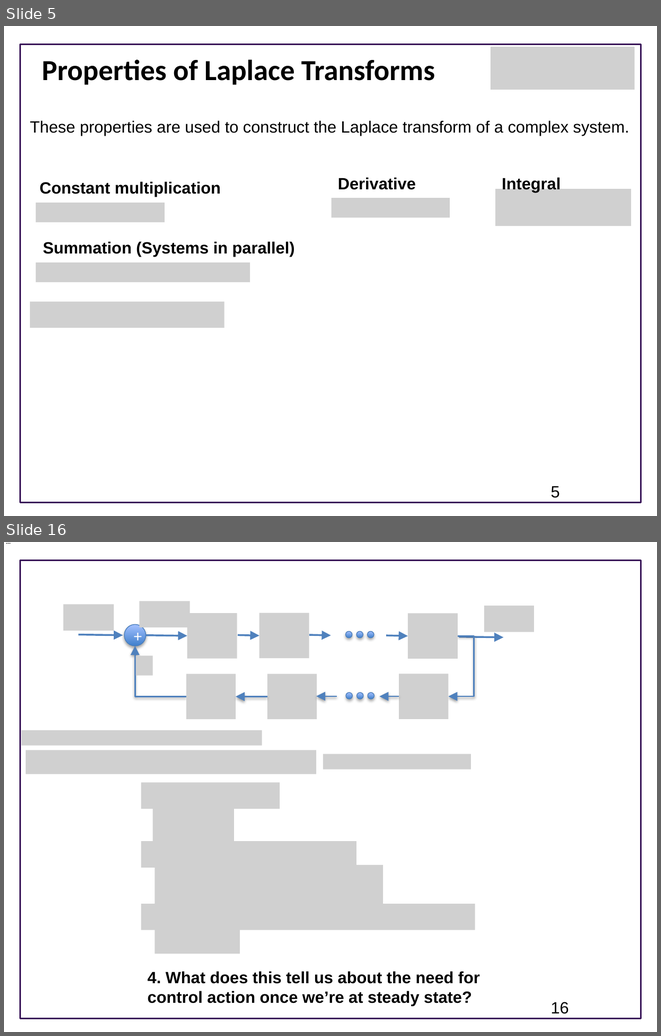
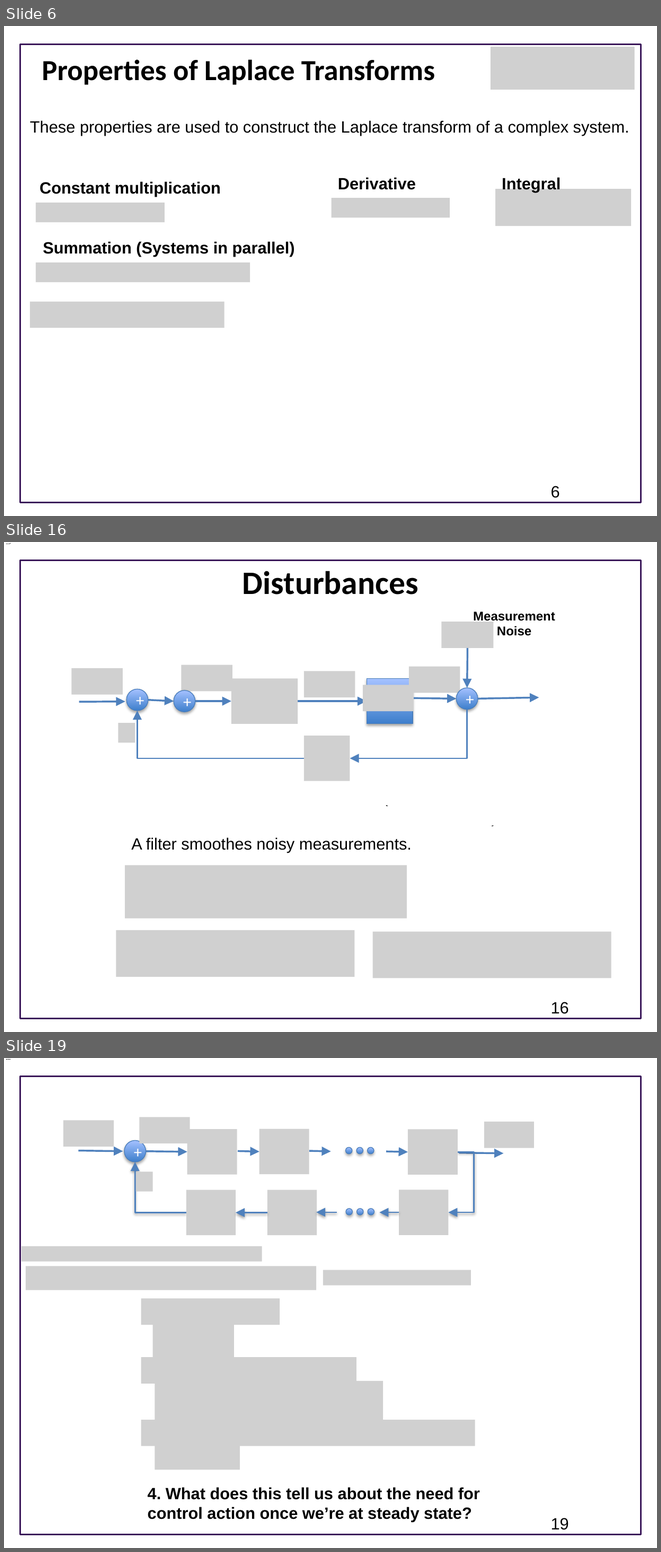
Before and after one commit to joseph-hellerstein/advanced-controls-lectures, a slide deck: Lecture_13-Control-Systems/Control-Systems.pptx. Shown one above the other, each under a label of ours: slides 5 and 16 before the commit, slides 6, 16 and 19 after it; the slides between them are not shown. The pictures are 661x1036 and 661x1552 pixels, drawn with LibreOffice and Linux fonts; fonts in the diff are those of the drawing; grey boxes stand for pictures; background and template pictures are left out. Boxes give left, top, right and bottom in pixels: in the first picture for what was removed or moved away, otherwise in the second. Text is boxed around its words. In the diff, an @@ line names an element or a change of style, - is before the commit and + after.

```diff
--- a/Lecture_13-Control-Systems/Control-Systems.pptx
+++ b/Lecture_13-Control-Systems/Control-Systems.pptx
@@ slide 16 added at box(4, 542, 657, 1032), background #FFFFFF; not listed: 1 template element that a slide beside it also shows @@
@@ title added at box(242, 571, 418, 594), 36 pt, text #000000, bold @@
+Disturbances
@@ text added at box(473, 611, 555, 636), 14 pt, text #000000, bold @@
+Measurement
+Noise
@@ picture added at box(441, 622, 494, 648) @@
@@ arrow added from (468, 648) to (467, 688), #4F81BD 2 pt @@
@@ picture added at box(71, 668, 122, 694) @@
@@ picture added at box(181, 665, 232, 691) @@
@@ picture added at box(409, 666, 460, 692) @@
@@ picture added at box(231, 678, 298, 723) @@
@@ picture added at box(303, 671, 355, 697) @@
@@ rectangle added at box(367, 678, 412, 723), fill gradient #3F80CE to #A4C4FF, outline #4B7EBC 0.75 pt @@
@@ ellipse added at box(127, 689, 148, 711), fill gradient #3F80CE to #A4C4FF, outline #4B7EBC 0.75 pt, 18 pt, text #FFFFFF @@
++
@@ arrow added from (148, 700) to (174, 702), #4F81BD 2 pt @@
@@ ellipse added at box(174, 690, 195, 712), fill gradient #3F80CE to #A4C4FF, outline #4B7EBC 0.75 pt, 18 pt, text #FFFFFF @@
++
@@ picture added at box(362, 685, 413, 711) @@
@@ arrow added from (413, 698) to (457, 699), #4F81BD 2 pt @@
@@ ellipse added at box(457, 688, 478, 709), fill gradient #3F80CE to #A4C4FF, outline #4B7EBC 0.75 pt, 18 pt, text #FFFFFF @@
++
@@ arrow added from (478, 699) to (539, 697), #4F81BD 2 pt @@
@@ arrow added from (79, 702) to (125, 702), #4F81BD 2 pt @@
@@ elbow arrow added from (303, 758) to (137, 711), #4F81BD 1.5 pt @@
@@ arrow added from (195, 702) to (231, 702), #4F81BD 2 pt @@
@@ arrow added from (298, 702) to (367, 702), #4F81BD 2 pt @@
@@ elbow arrow added from (467, 709) to (350, 758), #4F81BD 1.5 pt @@
@@ picture added at box(118, 723, 135, 742) @@
@@ picture added at box(303, 735, 350, 780) @@
@@ text added at box(131, 837, 412, 853), 18 pt, text #000000 @@
+A filter smoothes noisy measurements.
@@ picture added at box(125, 865, 407, 918) @@
@@ picture added at box(116, 930, 355, 976) @@
@@ picture added at box(373, 931, 611, 978) @@
@@ page number added at box(551, 1002, 569, 1014), 18 pt, text #000000 @@
+16
@@ what was slide 5 is now slide 6 @@
@@ page number at box(551, 486, 560, 498): text changed @@
-5
+6
@@ what was slide 16 is now slide 19 @@
@@ page number at box(551, 1518, 569, 1530): text changed @@
-16
+19
```
Also in this commit, not shown: 8 slides changed, 4 other slides added, 2 slides removed.
